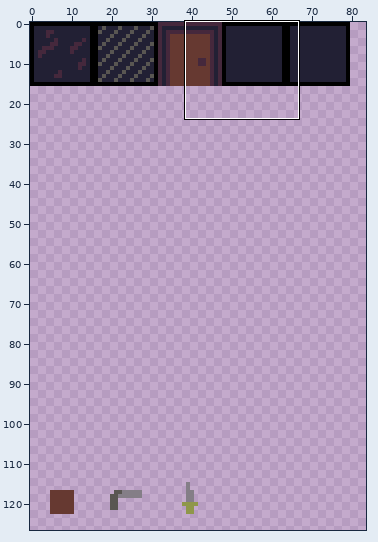
A pixel-art file gets an edit: art/tiles.aseprite. The picture above shows the old version from afar; the outline marks the close-up.
Close-up. Before the edit:
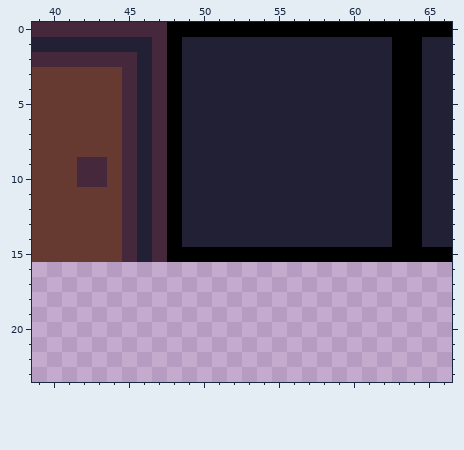
128x128 pixels, 1 frame. Shown: x 39..66, y 0..23. The wide view leaves out empty margins.
Once edited:
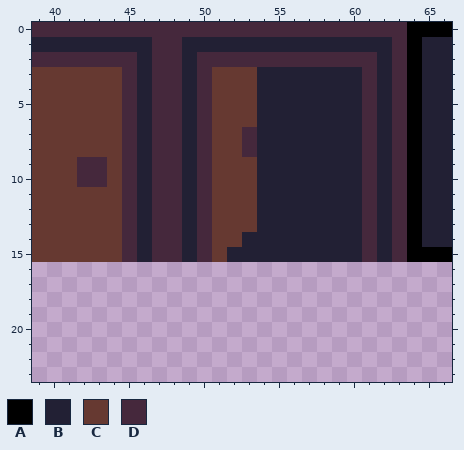
Palette (. is transparent): A #000000  B #222034  C #663931  D #45283c
Diff:
y 0: x 48..63 AAAAAAAAAAAAAAAA -> DDDDDDDDDDDDDDDD
y 1: x 48 A -> D; x 63 A -> D
y 2: x 48 A -> D; x 50..61 BBBBBBBBBBBB -> DDDDDDDDDDDD; x 63 A -> D
y 3..6: x 48 A -> D; x 50..53 BBBB -> DCCC; x 61 B -> D; x 63 A -> D
y 7..8: x 48 A -> D; x 50..53 BBBB -> DCCD; x 61 B -> D; x 63 A -> D
y 9..13: x 48 A -> D; x 50..53 BBBB -> DCCC; x 61 B -> D; x 63 A -> D
y 14: x 48 A -> D; x 50..52 BBB -> DCC; x 61 B -> D; x 63 A -> D
y 15: x 48..63 AAAAAAAAAAAAAAAA -> DBDCBBBBBBBBBDBD
Pixel boxes of the changes (left, top, right, bottom) in both close-ups:
changed: (167, 22, 407, 262)
